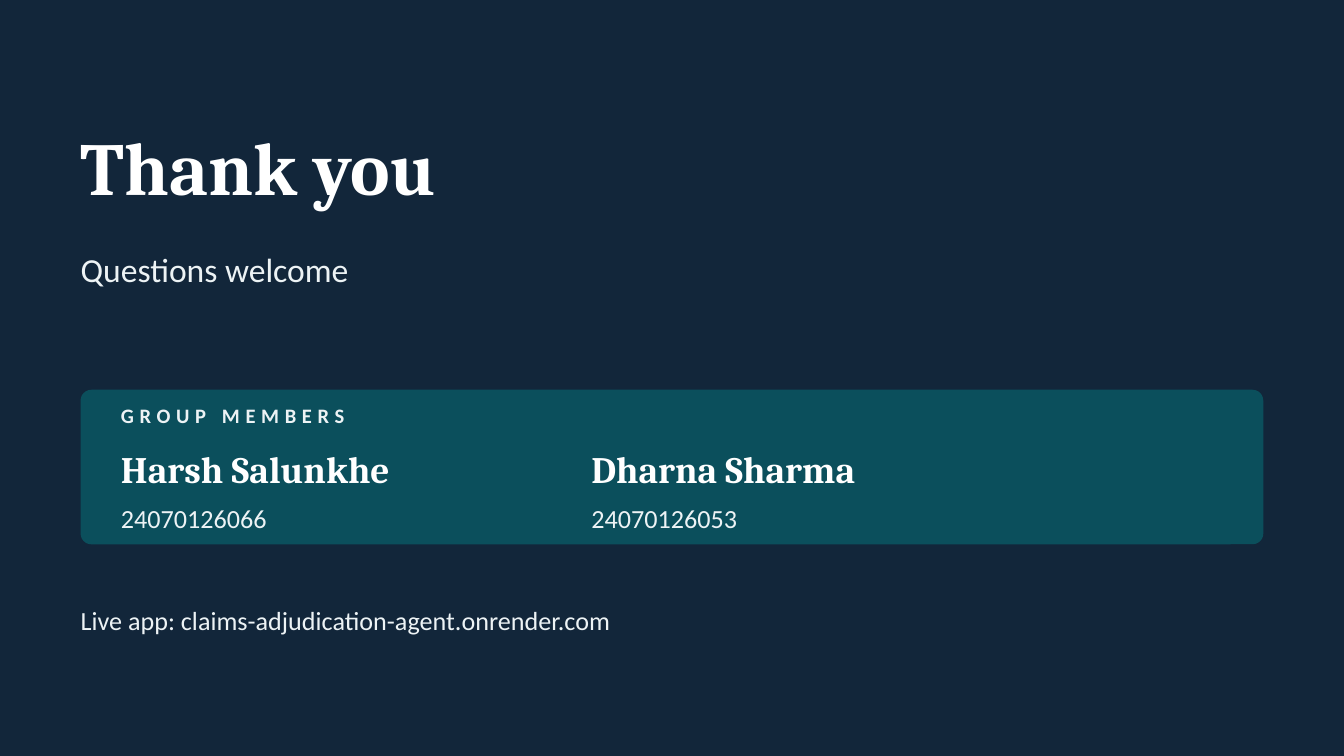
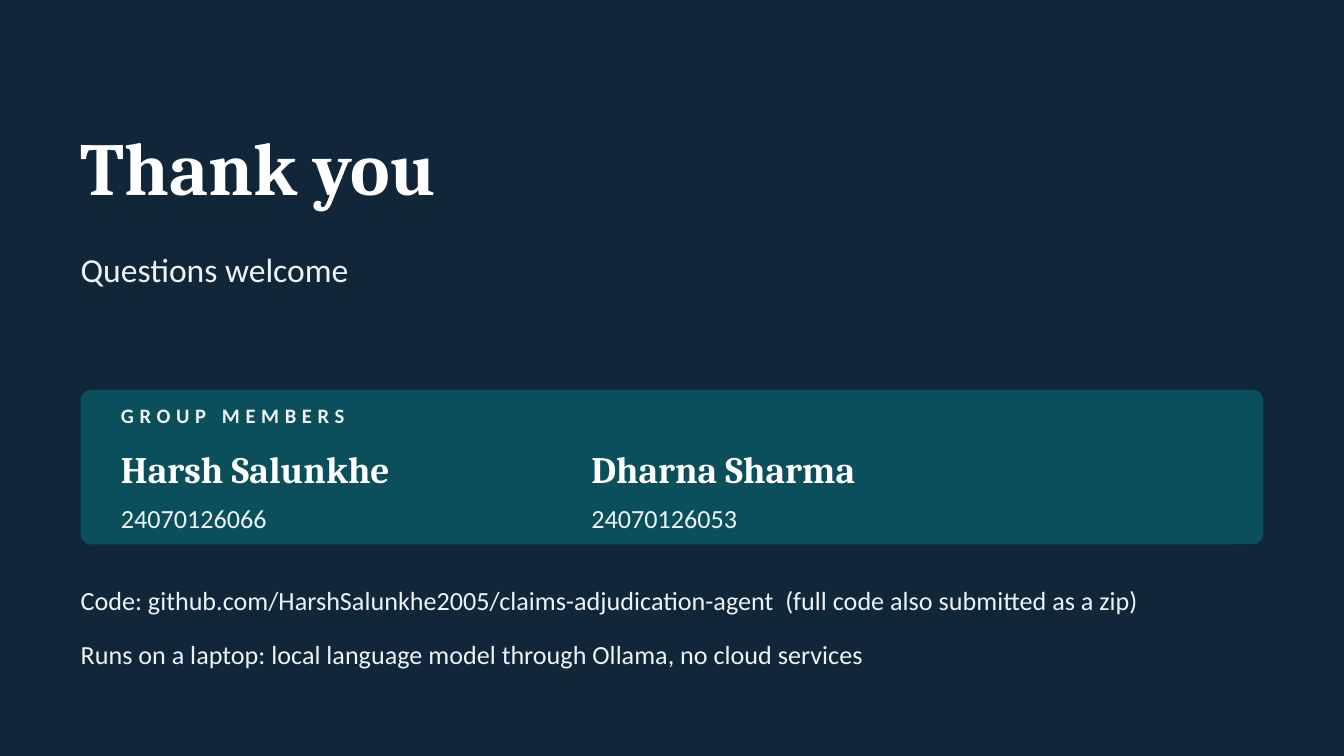
Before and after one commit to HarshSalunkhe2005/ClaimsDesk, a slide deck: slide 10 of docs/ClaimsAgent_CA3.pptx (slide 9 before the commit). Drawn at 1344x756 pixels with LibreOffice and Linux fonts; fonts in the diff are those of the drawing. Boxes give left, top, right and bottom in pixels: in the first picture for what was removed or moved away, otherwise in the second. Text is boxed around its words. In the diff, an @@ line names an element or a change of style, - is before the commit and + after.

Commit message:
Real local language model (llama3.2:3b via Ollama), no mock; grounded extraction, validated letters; model robustness tests; report, deck and README updated

```diff
--- a/docs/ClaimsAgent_CA3.pptx
+++ b/docs/ClaimsAgent_CA3.pptx
@@ text at (x1=81, y1=591, x2=1137, y2=615): text changed @@
-Live app: claims-adjudication-agent.onrender.com
+Code: github.com/HarshSalunkhe2005/claims-adjudication-agent (full code also submitted as a zip)
@@ text added at (x1=81, y1=646, x2=863, y2=669), 14 pt, text #EDF3F5 @@
+Runs on a laptop: local language model through Ollama, no cloud services
```
Also in this commit, not shown: 2 other slides changed, 1 slide added, 16 other files.
